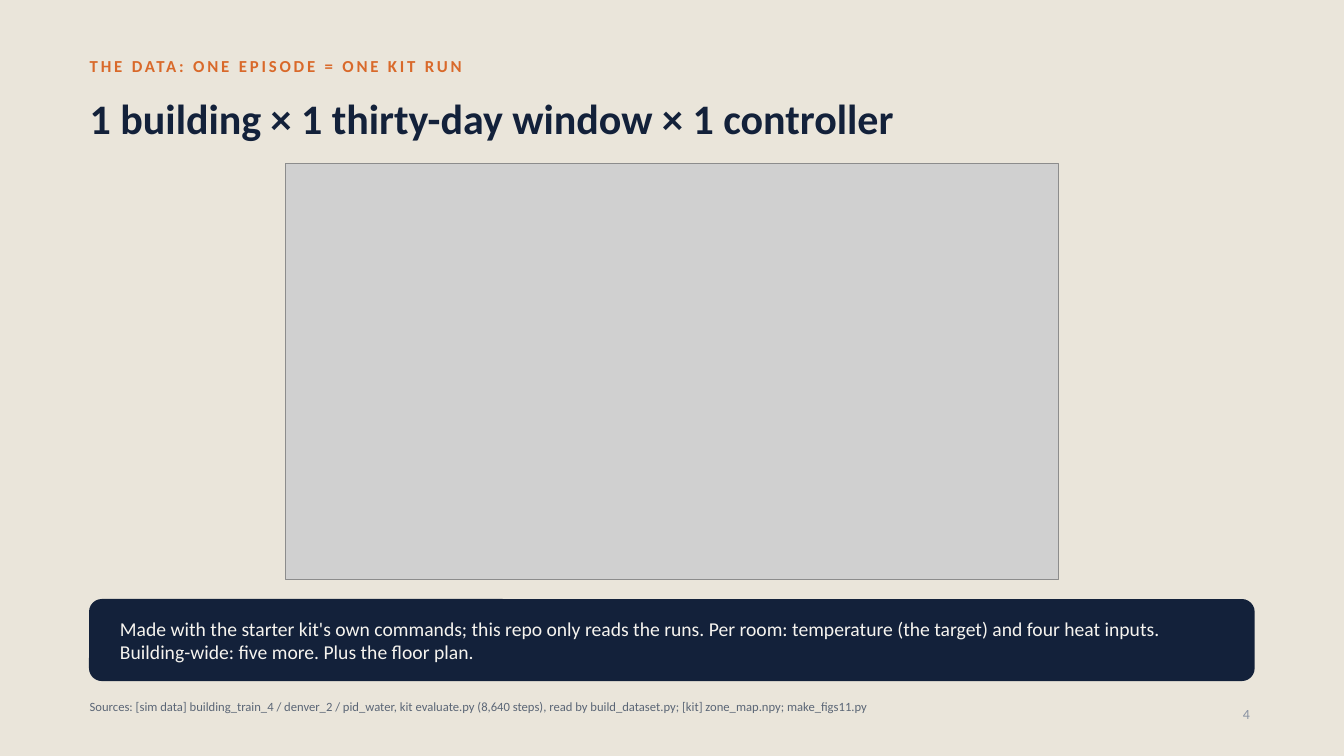
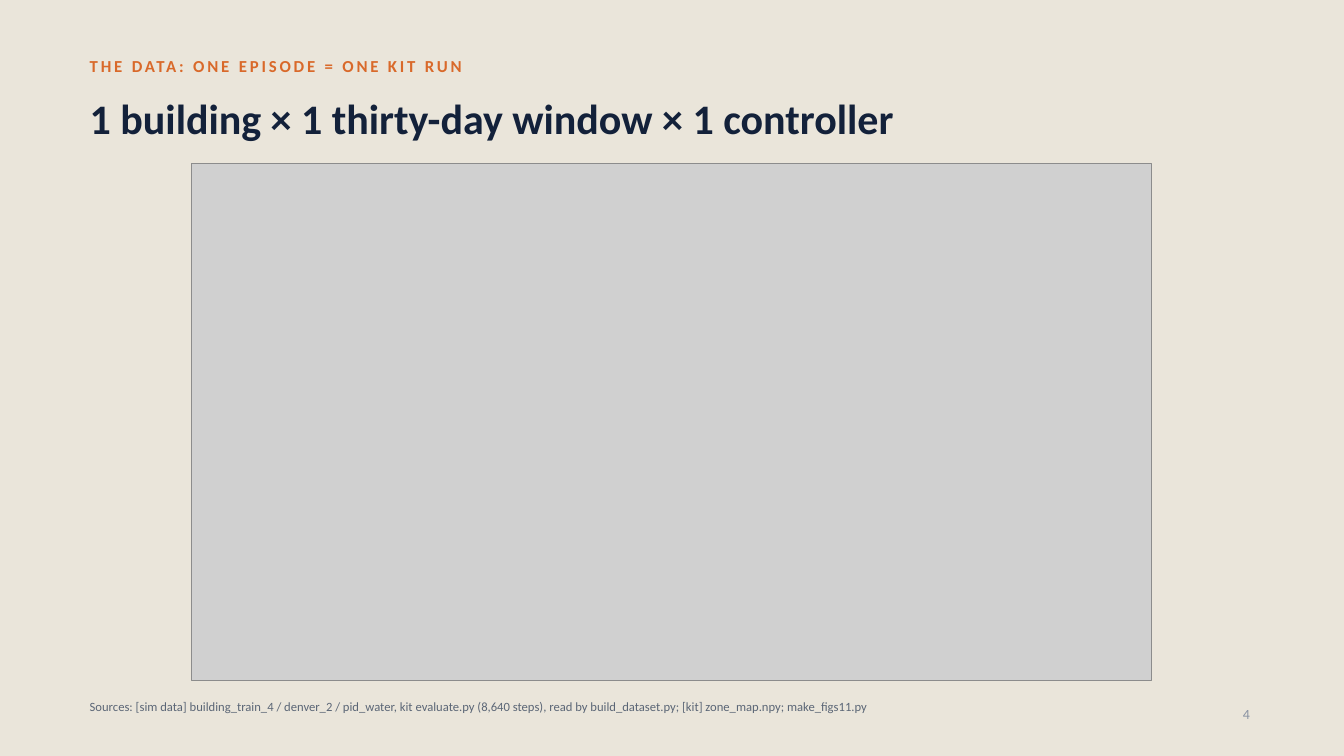
Before and after one commit to srivathsanb14/working-code, a slide deck: slide 4 of docs/One_Controller_for_Every_Building_meeting.pptx. Drawn at 1344x756 pixels with LibreOffice and Linux fonts; fonts in the diff are those of the drawing; grey boxes stand for pictures. Boxes give left, top, right and bottom in pixels: in the first picture for what was removed or moved away, otherwise in the second. Text is boxed around its words. In the diff, an @@ line names an element or a change of style, - is before the commit and + after.

```diff
--- a/docs/One_Controller_for_Every_Building_meeting.pptx
+++ b/docs/One_Controller_for_Every_Building_meeting.pptx
@@ picture: place and size @@
-picture at [285, 163, 1059, 580]
+picture at [192, 163, 1152, 681]
@@ rounded rectangle removed at [90, 600, 1254, 681] @@
@@ text removed at [120, 622, 1160, 663] @@
-Made with the starter kit's own commands; this repo only reads the runs. Per room: temperature (the target) and four heat inputs. Building-wide: five more. Plus the floor plan.
```
Also in this commit, not shown: 25 other slides changed, 1 slide added, 3 slides removed, 50 other files.
